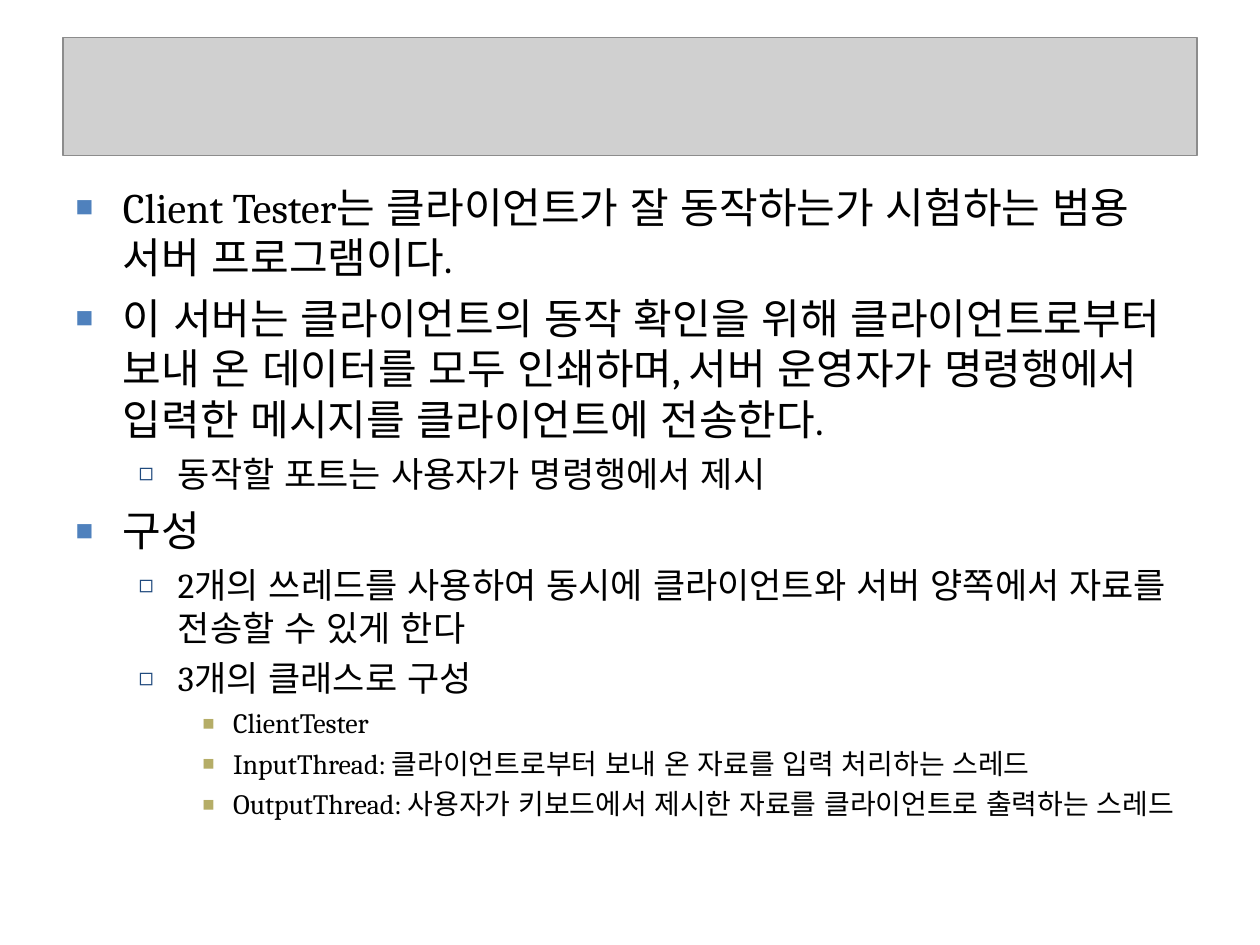
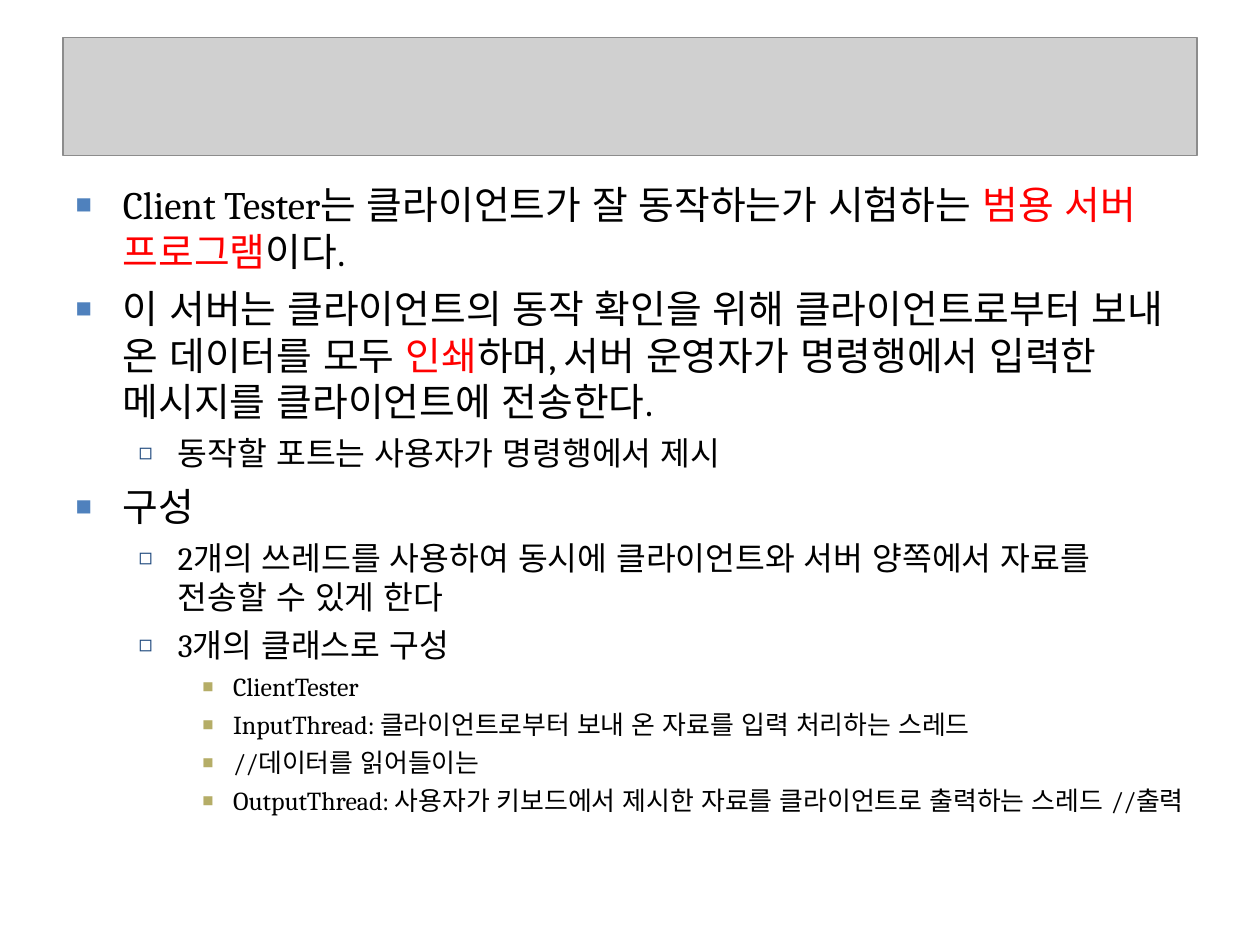
Before and after one commit to seleuchel/javaNetwork, a slide deck: slide 72 of ppt/321_chap09ServerSocket.ppt. Drawn at 1260x945 pixels with LibreOffice and Linux fonts; fonts in the diff are those of the drawing; grey boxes stand for pictures; background and template pictures are left out. Boxes give left, top, right and bottom in pixels: in the first picture for what was removed or moved away, otherwise in the second. Text is boxed around its words. In the diff, an @@ line names an element or a change of style, - is before the commit and + after.

```diff
--- a/ppt/321_chap09ServerSocket.ppt
+++ b/ppt/321_chap09ServerSocket.ppt
@@ text at (123,186,1163,740): size 24 to 22.2 pt in "Client Tester는 클라이언트가 잘 동작하는가 시험하는 범용 ...", "이 서버는 클라이언트의 동작 확인을 위해 클라이언트로부터 ...", "구성"; text colour #000000 to #FF0000 in "범용 서버 프로그램이다.", "인쇄하며,"; size 20 to 18.5 pt in "동작할 포트는 사용자가 명령행에서 제시", "2개의 쓰레드를 사용하여 동시에 클라이언트와 서버 양쪽에서 ...", "3개의 클래스로 구성"; size 16 to 14.8 pt in "ClientTester", "InputThread: 클라이언트로부터 보내 온 자료를 입력 처리하는 ..." @@
@@ text at (233,750,1184,816): text changed; size 16 to 14.8 pt @@
-    ▪ OutputThread: 사용자가 키보드에서 제시한 자료를 클라이언트로 출력하는 스레드
+    ▪ //데이터를 읽어들이는
+    ▪ OutputThread: 사용자가 키보드에서 제시한 자료를 클라이언트로 출력하는 스레드 //출력
```
Also in this commit, not shown: 7 other slides changed, 7 other files.
